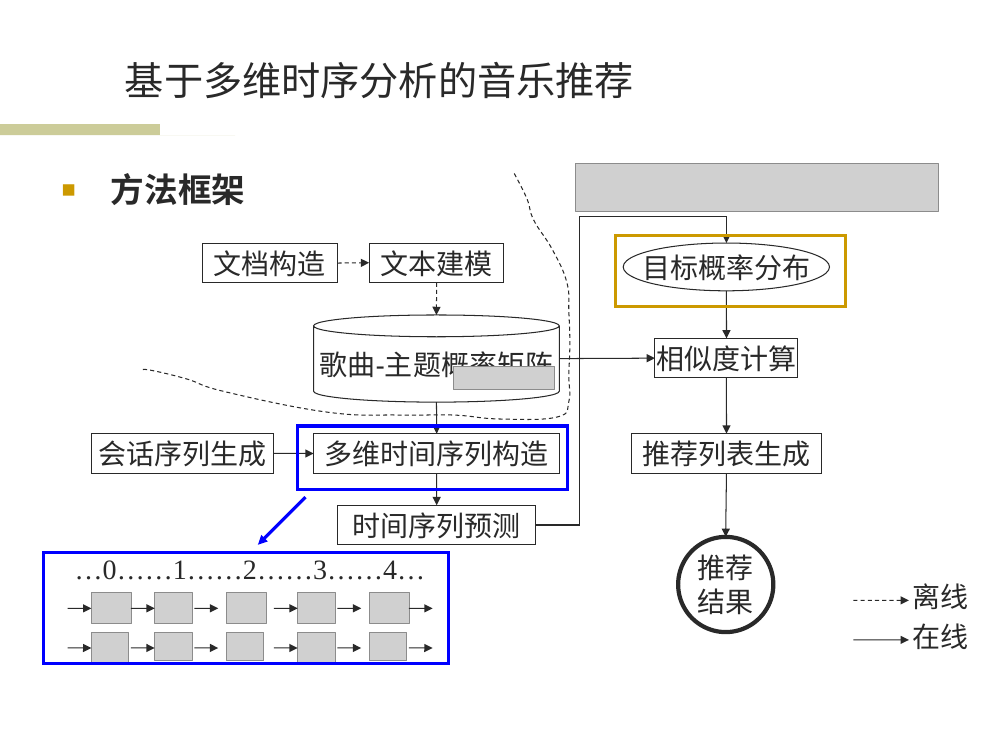
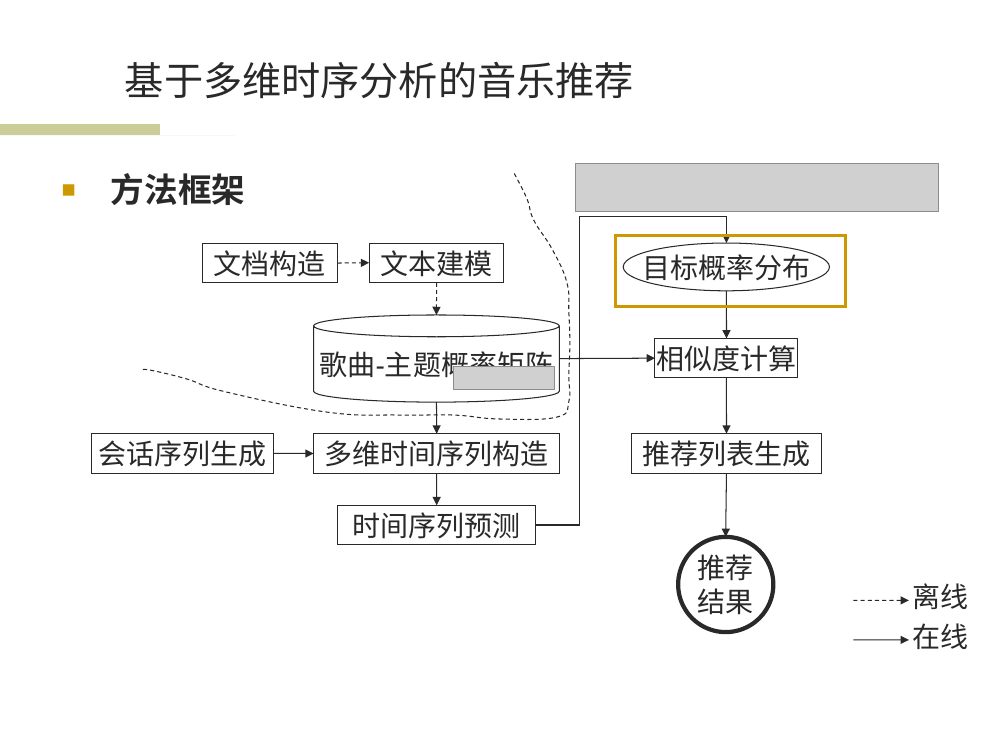
Before and after one commit to wwssttt/NJUThesis, a slide deck: slide 9 of ppt/一种基于时间序列分析的个性化音乐推荐系统及其实现.ppt (slide 8 before the commit). Drawn at 1008x756 pixels with LibreOffice and Linux fonts; fonts in the diff are those of the drawing; grey boxes stand for pictures; background and template pictures are left out. Boxes give left, top, right and bottom in pixels: in the first picture for what was removed or moved away, otherwise in the second. Text is boxed around its words. In the diff, an @@ line names an element or a change of style, - is before the commit and + after.

```diff
--- a/ppt/一种基于时间序列分析的个性化音乐推荐系统及其实现.ppt
+++ b/ppt/一种基于时间序列分析的个性化音乐推荐系统及其实现.ppt
@@ rectangle removed at [297, 426, 568, 490] @@
@@ arrow removed from (305, 497) to (258, 544) @@
@@ rectangle removed at [43, 552, 449, 663] @@
@@ text removed at [75, 560, 426, 580] @@
-…0……1……2……3……4…
@@ picture removed at [92, 593, 132, 624] @@
@@ picture removed at [155, 593, 193, 624] @@
@@ picture removed at [226, 593, 266, 624] @@
@@ picture removed at [297, 593, 335, 624] @@
@@ picture removed at [369, 593, 409, 624] @@
@@ arrow removed from (68, 608) to (92, 608) @@
@@ arrow removed from (131, 608) to (154, 608) @@
@@ arrow removed from (195, 608) to (218, 608) @@
@@ arrow removed from (274, 608) to (297, 608) @@
@@ arrow removed from (338, 608) to (361, 608) @@
@@ arrow removed from (409, 608) to (432, 608) @@
@@ arrow removed from (68, 648) to (92, 648) @@
@@ picture removed at [92, 632, 129, 663] @@
@@ arrow removed from (131, 648) to (154, 648) @@
@@ picture removed at [155, 632, 193, 661] @@
@@ arrow removed from (195, 648) to (218, 648) @@
@@ picture removed at [226, 632, 263, 661] @@
@@ arrow removed from (274, 648) to (297, 648) @@
@@ picture removed at [297, 632, 335, 663] @@
@@ arrow removed from (338, 648) to (361, 648) @@
@@ picture removed at [369, 632, 406, 661] @@
@@ arrow removed from (409, 648) to (432, 648) @@
```
Also in this commit, not shown: 2 other slides changed, 1 slide added.
